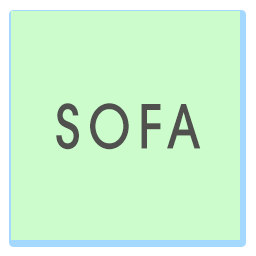
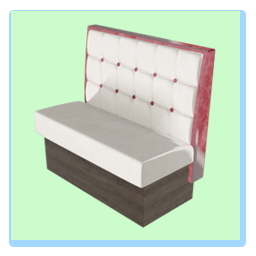
Layered file, before and after one edit (256×256). Changes by layer:
hid "SOFA" over [56, 103, 201, 150]
added layer "Layer 3" above "Rectangle 1" over [34, 24, 216, 228]
